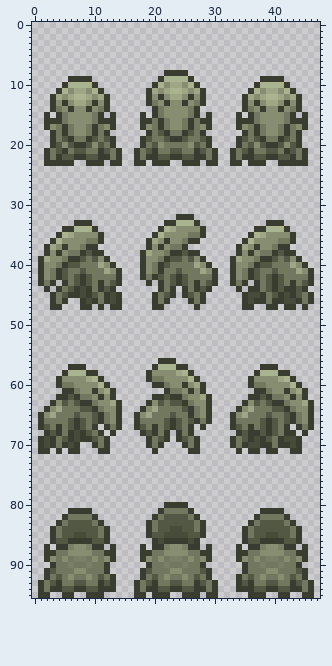
Sprite sheet -- sprite/creature/gork/PNG/32x48_scale/gork-SWEN.png. That is the earlier state.
The file is 96x192 pixels, drawn in blocks of 2x2; one block is one cell here. Colours within 5 levels of each other are drawn and written as one.
The same view after the edit:
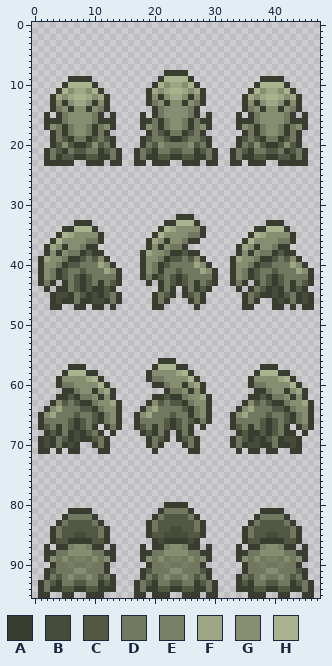
Palette (. is transparent): A #393d30  B #464b3a  C #535845  D #72785f  E #7a8066  F #9ea685  G #868d71  H #aab38f
Message: Re-ordered gork sprite west-facing frames
From old to new:
@@ x 0..47 @@
 43 .ADA.ADCACDADCA....A.ADCACDADCA..ADA.ADCACDADCA.
-44 ..A.ADCABADACA.......ADA.ADACA....A.AADCACAACA..
-45 ...ADCAABACDABA.....ADCA.ACDA......ABBADCABACDA.
-46 ...ADA..ABADABA.....ADA...ADA......ABAADAABBADA.
-47 ...AA...AA.A.AA.....AA.....A.......AA..AA.AA.A..
+44 ..A.AADCACAACA.......ADA.ADACA....A.ADCABADACA..
+45 ...ABBADCABACDA.....ADCA.ACDA......ADCAABACDABA.
+46 ...ABAADAABBADA.....ADA...ADA......ADA..ABADABA.
+47 ...AA..AA.AA.A......AA.....A.......AA...AA.A.AA.
 48 ................................................
Pixel boxes of the changes (left, top, right, bottom) in both pictures:
changed: (56, 286, 122, 310)
changed: (248, 286, 314, 310)
